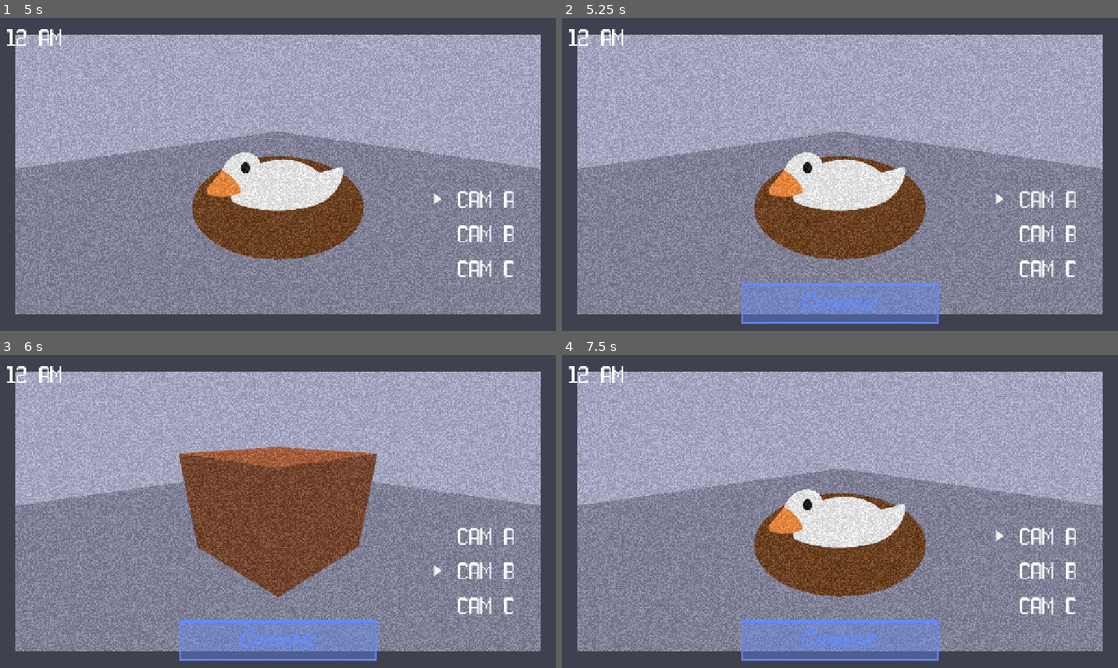
Above: before the commit, frames 1-4 (two rows, left to right).
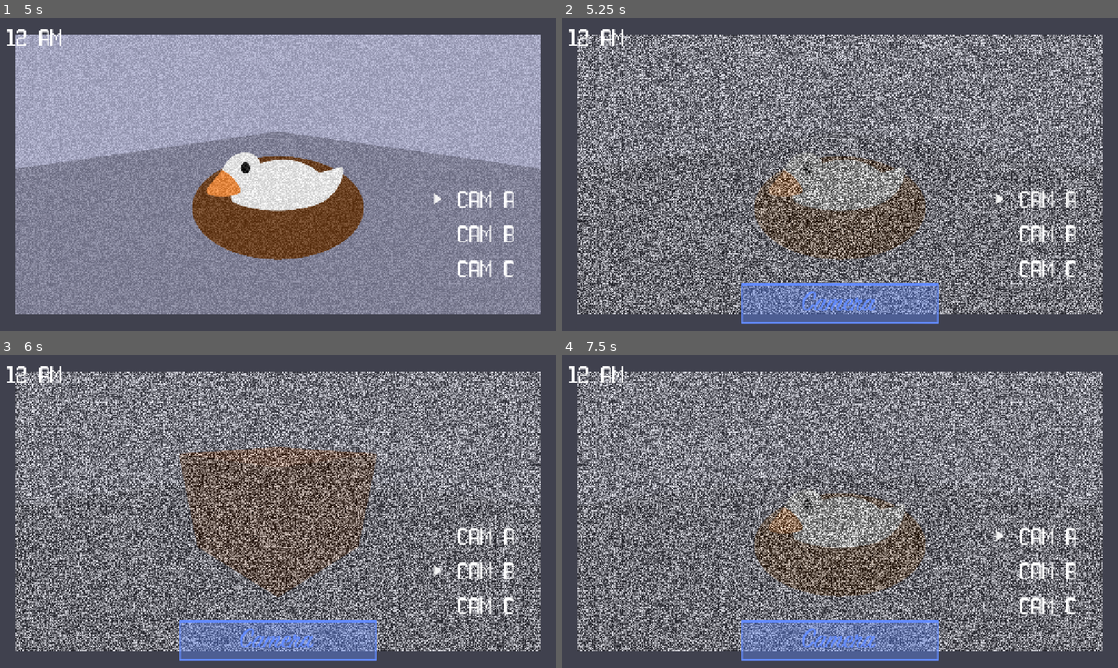
Above: after the commit, the same moments.

Repository: jillzilla/ONWAG
Game: Godot game, scene res://assets/scenes/title_screen.tscn
The game is run twice, just before and just after one commit, with the same random seed, the same clock (stepped at 60 frames per second) and the same inputs.
Inputs (mouse positions are in pixels of both pictures, inside the frame that each line leads up to):
- Up to frame 1 (5 s): click "Play Game" at 0.5 s; tap Enter at 1.25, 2.75 s; move the mouse to (400, 158) at 1.27 s; tap Space at 2, 3.5 s; move the mouse to (166, 190) at 2.02 s; move the mouse to (333, 105) at 2.77 s; move the mouse to (250, 237) at 3.52 s; click (278, 302) at 4.25 s
- Up to frame 2 (5.25 s): click "CAM A" at 5 s
- Up to frame 3 (6 s): click "CAM B" at 5.75 s
- Up to frame 4 (7.5 s): click "CAM C" at 6.5 s; click "CAM A" at 7.25 s

Frame 1 is identical in both runs. In frame 2, 68% of the frame differs, in the area x 2-98%, y 5-95%; in frame 3, 69%; in frame 4, 68%.

Commit message:
effects and sounds

Diff:
--- a/assets/classes/characters/goose.gd
+++ b/assets/classes/characters/goose.gd
@@ -3,7 +3,11 @@
 
 #variables
 @export var graphics : Dictionary[String,Sprite2D] = {};
+@export var cameras_for_graphics : Dictionary[String, Sprite2D] = {};
 @export var knife : Sprite2D;
+@export var static_fade_effect : StaticFadeEffect;
+@export var camera_change_sound : AudioStreamPlayer;
+@export var monitor_mechanic : MonitorMechanic;
 
 var camera_a_alt : bool = false;
 
@@ -22,6 +26,15 @@
 			current_location = [location.camera_a,location.camera_b].pick_random();
 
 func _handle_graphics() -> void:
+	if monitor_mechanic.isMonitorFullyOpened:
+		for i in cameras_for_graphics.size():
+			if cameras_for_graphics[cameras_for_graphics.keys()[i]].visible && graphics[graphics.keys()[i]].visible:
+				if static_fade_effect.is_emitting:
+					static_fade_effect.stop_effect.emit();
+				static_fade_effect._trigger_fade_effect(1,0.2,0.5);
+				camera_change_sound.play();
+				break;
+
 	for i in graphics.size():
 		graphics[graphics.keys()[i]].visible = false;
 
--- a/assets/classes/mechanics/CameraButton.gd
+++ b/assets/classes/mechanics/CameraButton.gd
@@ -5,12 +5,20 @@
 @export var button : Button;
 @export var camera_to_show : Sprite2D;
 @export var cursor_to_show : Sprite2D;
+@export var camera_change_sound : AudioStreamPlayer;
+@export var static_fade_effect : StaticFadeEffect;
 
 #functions
 func _ready() -> void:
 	button.connect("pressed", _button_pressed);
 
 func _button_pressed() -> void:
+	if static_fade_effect.is_emitting:
+		static_fade_effect.stop_effect.emit();
+	static_fade_effect._trigger_fade_effect(1,0.2,0.5);
+
+	camera_change_sound.play();
+
 	for camera in get_tree().get_nodes_in_group("camera"):
 		if camera != camera_to_show:
 			camera.visible = false;
--- a/assets/classes/mechanics/MonitorMechanic.gd
+++ b/assets/classes/mechanics/MonitorMechanic.gd
@@ -6,7 +6,11 @@
 @export var monitor : AnimatedSprite2D;
 @export var screen : Node2D;
 
+@export var monitor_on_sound : AudioStreamPlayer;
+@export var monitor_off_sound : AudioStreamPlayer;
+
 var isOpen : bool = false;
+var isMonitorFullyOpened : bool = false;
 
 #functions
 func _ready() -> void:
@@ -28,13 +32,17 @@
 	if !isOpen:
 		monitor.visible = true;
 		monitor.play("default");
+		monitor_on_sound.play();
 		isOpen = true;
 	else:
+		isMonitorFullyOpened = false;
 		monitor.play_backwards("default");
+		monitor_off_sound.play();
 		isOpen = false;
 
 func _monitor_animation_finished() -> void:
 	if !isOpen:
 		monitor.visible = false;
 	else:
+		isMonitorFullyOpened = true;
 		screen.visible = true;
--- /dev/null
+++ b/assets/classes/mechanics/StaticFadeEffect.gd
@@ -0,0 +1,29 @@
+extends Mechanics
+class_name StaticFadeEffect
+
+signal stop_effect;
+
+#variables
+@onready var fade_tween : Tween = null;
+@export var static_ : AnimatedSprite2D;
+
+var is_emitting : bool = false;
+
+#methods
+func _ready() -> void:
+	stop_effect.connect(_stop_current_effect);
+
+func _trigger_fade_effect(start: float, finish: float, time: float) -> void:
+	fade_tween = create_tween();
+	is_emitting = true;
+	static_.modulate.a = start;
+	fade_tween.tween_property(static_,"modulate:a",finish,time).set_trans(Tween.TRANS_CUBIC);
+	await fade_tween.finished;
+	is_emitting = false;
+	fade_tween = null;
+
+func _stop_current_effect() -> void:
+	if fade_tween != null:
+		fade_tween.stop();
+	else:
+		return;
--- a/assets/scenes/gameplay.tscn
+++ b/assets/scenes/gameplay.tscn
@@ -18,12 +18,12 @@
 [ext_resource type="Texture2D" uid="uid://di1cvb2ochvic" path="res://assets/images/cursor.png" id="11_bl36o"]
 [ext_resource type="Script" uid="uid://jvpnih3sf8he" path="res://assets/classes/characters/goose.gd" id="14_br2i6"]
 [ext_resource type="Script" uid="uid://cdc4p25eyade5" path="res://assets/classes/mechanics/CameraButton.gd" id="15_ixvey"]
+[ext_resource type="AudioStream" uid="uid://cfninqkr5h1os" path="res://assets/sounds/STEREO_CASSETTE__90097704.ogg" id="19_qautv"]
+[ext_resource type="AudioStream" uid="uid://smjrckvq77r0" path="res://assets/sounds/STEREO_CASSETTE__90097701.ogg" id="20_avujn"]
+[ext_resource type="AudioStream" uid="uid://b6wtdd0wkadnx" path="res://assets/sounds/blip3.ogg" id="21_avujn"]
+[ext_resource type="Script" uid="uid://w7yh76w70j6d" path="res://assets/classes/mechanics/StaticFadeEffect.gd" id="22_bkfnj"]
 
 [node name="Gameplay" type="Node" unique_id=1891329687]
-
-[node name="Music" type="AudioStreamPlayer" parent="." unique_id=438281429]
-stream = ExtResource("1_1pg7n")
-autoplay = true
 
 [node name="Office" type="Sprite2D" parent="." unique_id=1737180643]
 texture = ExtResource("1_n5x6c")
@@ -195,7 +195,7 @@
 text = "12 AM"
 metadata/_edit_lock_ = true
 
-[node name="Goose" type="Node" parent="." unique_id=1584512338 node_paths=PackedStringArray("graphics", "knife", "timer_movement", "timer_kill_player")]
+[node name="Goose" type="Node" parent="." unique_id=1584512338 node_paths=PackedStringArray("graphics", "cameras_for_graphics", "knife", "static_fade_effect", "camera_change_sound", "monitor_mechanic", "timer_movement", "timer_kill_player")]
 script = ExtResource("14_br2i6")
 graphics = {
 "camera_a": NodePath("../HUD/CameraScreen/CameraA/Goose1"),
@@ -203,7 +203,16 @@
 "camera_b": NodePath("../HUD/CameraScreen/CameraB/Goose"),
 "camera_c": NodePath("../HUD/CameraScreen/CameraC/Goose")
 }
+cameras_for_graphics = {
+"camera_a": NodePath("../HUD/CameraScreen/CameraA"),
+"camera_a_alt": NodePath("../HUD/CameraScreen/CameraA"),
+"camera_b": NodePath("../HUD/CameraScreen/CameraB"),
+"camera_c": NodePath("../HUD/CameraScreen/CameraC")
+}
 knife = NodePath("../HUD/CameraScreen/CameraC/Knife")
+static_fade_effect = NodePath("../StaticFadeEffect")
+camera_change_sound = NodePath("../Camera_Change_Sound")
+monitor_mechanic = NodePath("../MonitorMechanic")
 ai_level = 20
 timer_movement = NodePath("Timer_Movement")
 timer_kill_player = NodePath("Timer_Kill_Player")
@@ -218,26 +227,52 @@
 wait_time = 10.0
 one_shot = true
 
-[node name="MonitorMechanic" type="Node" parent="." unique_id=1541293040 node_paths=PackedStringArray("button", "monitor", "screen")]
+[node name="MonitorMechanic" type="Node" parent="." unique_id=1541293040 node_paths=PackedStringArray("button", "monitor", "screen", "monitor_on_sound", "monitor_off_sound")]
 script = ExtResource("10_qk4f4")
 button = NodePath("../HUD/MonitorButton")
 monitor = NodePath("../HUD/Monitor")
 screen = NodePath("../HUD/CameraScreen")
-
-[node name="CameraButton" type="Node" parent="." unique_id=1253005084 node_paths=PackedStringArray("button", "camera_to_show", "cursor_to_show")]
+monitor_on_sound = NodePath("../Monitor_ON")
+monitor_off_sound = NodePath("../Monitor_OFF")
+
+[node name="CameraButton" type="Node" parent="." unique_id=1253005084 node_paths=PackedStringArray("button", "camera_to_show", "cursor_to_show", "camera_change_sound", "static_fade_effect")]
 script = ExtResource("15_ixvey")
 button = NodePath("../HUD/CameraScreen/CamAButton")
 camera_to_show = NodePath("../HUD/CameraScreen/CameraA")
 cursor_to_show = NodePath("../HUD/CameraScreen/CursorA")
-
-[node name="CameraButton2" type="Node" parent="." unique_id=1281704117 node_paths=PackedStringArray("button", "camera_to_show", "cursor_to_show")]
+camera_change_sound = NodePath("../Camera_Change_Sound")
+static_fade_effect = NodePath("../StaticFadeEffect")
+
+[node name="CameraButton2" type="Node" parent="." unique_id=1281704117 node_paths=PackedStringArray("button", "camera_to_show", "cursor_to_show", "camera_change_sound", "static_fade_effect")]
 script = ExtResource("15_ixvey")
 button = NodePath("../HUD/CameraScreen/CamBButton")
 camera_to_show = NodePath("../HUD/CameraScreen/CameraB")
 cursor_to_show = NodePath("../HUD/CameraScreen/CursorB")
-
-[node name="CameraButton3" type="Node" parent="." unique_id=870609894 node_paths=PackedStringArray("button", "camera_to_show", "cursor_to_show")]
+camera_change_sound = NodePath("../Camera_Change_Sound")
+static_fade_effect = NodePath("../StaticFadeEffect")
+
+[node name="CameraButton3" type="Node" parent="." unique_id=870609894 node_paths=PackedStringArray("button", "camera_to_show", "cursor_to_show", "camera_change_sound", "static_fade_effect")]
 script = ExtResource("15_ixvey")
 button = NodePath("../HUD/CameraScreen/CamCButton")
 camera_to_show = NodePath("../HUD/CameraScreen/CameraC")
 cursor_to_show = NodePath("../HUD/CameraScreen/CursorC")
+camera_change_sound = NodePath("../Camera_Change_Sound")
+static_fade_effect = NodePath("../StaticFadeEffect")
+
+[node name="Music" type="AudioStreamPlayer" parent="." unique_id=438281429]
+stream = ExtResource("1_1pg7n")
+autoplay = true
+
+[node name="Monitor_ON" type="AudioStreamPlayer" parent="." unique_id=807402242]
+stream = ExtResource("19_qautv")
+
+[node name="Monitor_OFF" type="AudioStreamPlayer" parent="." unique_id=296527017]
+stream = ExtResource("20_avujn")
+
+[node name="Camera_Change_Sound" type="AudioStreamPlayer" parent="." unique_id=1515544684]
+stream = ExtResource("21_avujn")
+
+[node name="StaticFadeEffect" type="Node" parent="." unique_id=399881890 node_paths=PackedStringArray("static_")]
+script = ExtResource("22_bkfnj")
+static_ = NodePath("../HUD/CameraScreen/Static")
+metadata/_custom_type_script = "uid://w7yh76w70j6d"
Not shown, added: assets/classes/mechanics/StaticFadeEffect.gd.uid
Not shown, added: assets/sounds/STEREO_CASSETTE__90097701.ogg.import
Not shown, added: assets/sounds/STEREO_CASSETTE__90097704.ogg.import
Not shown, added: assets/sounds/blip3.ogg.import
Not shown, added: assets/sounds/STEREO_CASSETTE__90097701.ogg
Not shown, added: assets/sounds/STEREO_CASSETTE__90097704.ogg
Not shown, added: assets/sounds/blip3.ogg
